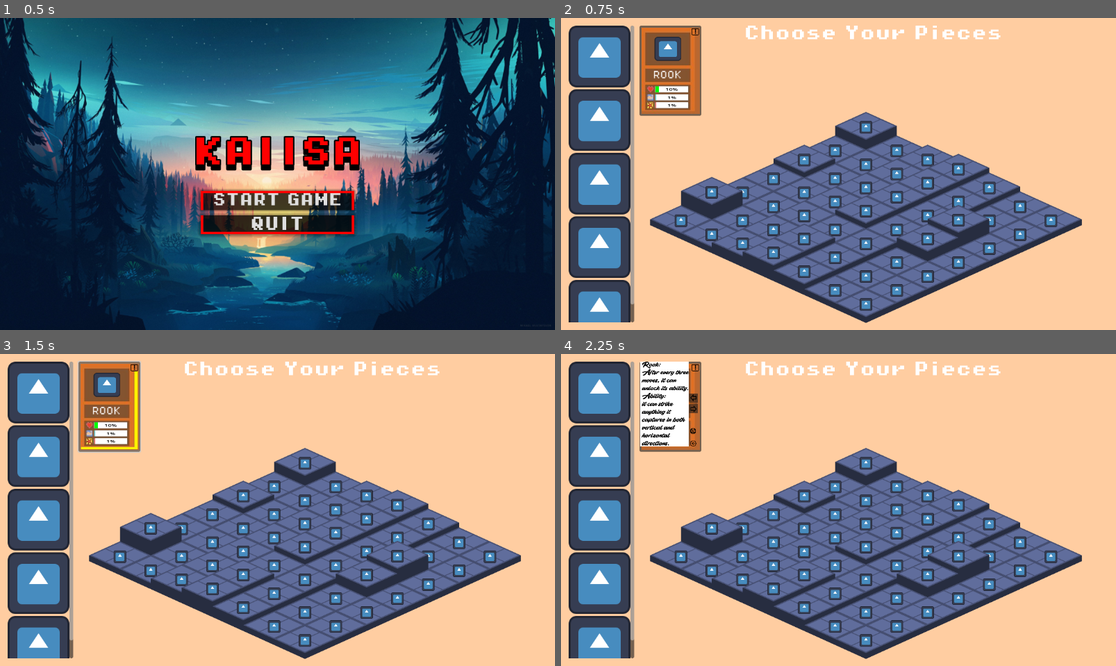
Above: before the commit, frames 1-4 (two rows, left to right).
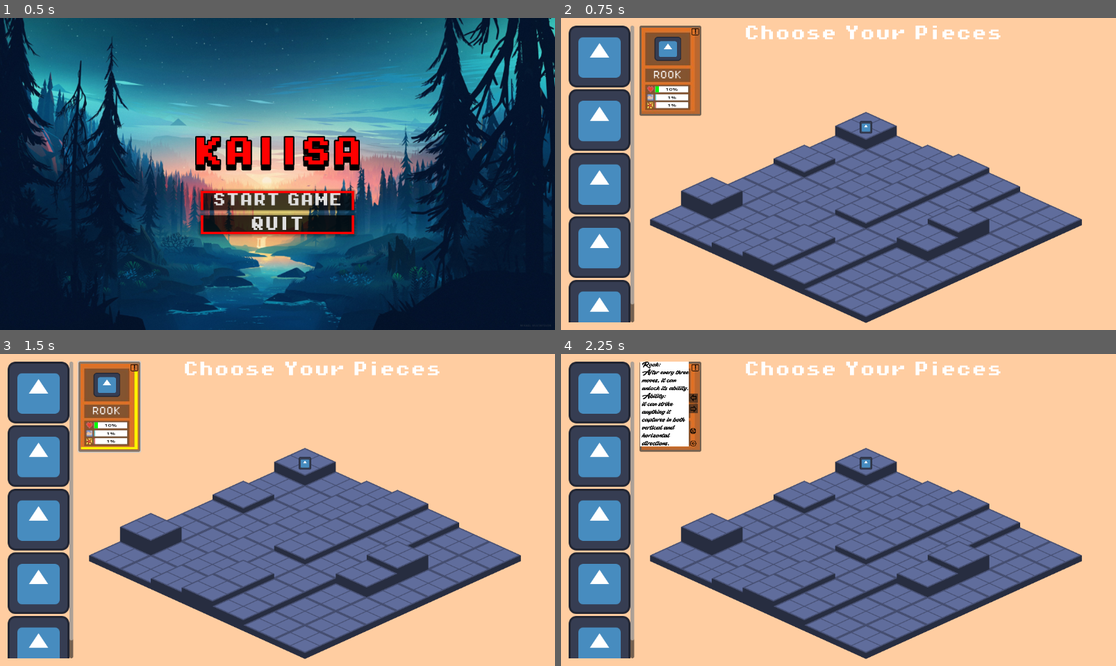
Above: after the commit, the same moments.

Repository: Caiisa-Games/caiisa
Game: Godot game, scene res://scenes/main_menu.tscn
Two runs of this game, one before a commit and one after it. Both use one fixed random seed, a clock stepped at 60 frames per second and the inputs below. The engine's default icon, where the game draws it, is replaced by a stand-in: a white triangle on a blue panel in a dark square.
Inputs (mouse positions are in pixels of both pictures, inside the frame that each line leads up to):
- Up to frame 1 (0.5 s): no input
- Up to frame 2 (0.75 s): click "START GAME" at 0.5 s
- Up to frame 3 (1.5 s): click (111, 407) at 1.25 s
- Up to frame 4 (2.25 s): click (694, 366) at 2 s

Frame 1 is identical in both runs. In frame 2, 4.3% of the frame differs, in the area x 20-90%, y 40-94%; in frame 3, 4.3%; in frame 4, 4.3%.

Commit message:
added movement

Diff:
--- /dev/null
+++ b/scenes/board.gd
@@ -0,0 +1,77 @@
+extends Node2D
+
+@export var tile_scene: PackedScene
+@export var board_data: BoardData
+@export var piece_data: PieceData # TEMP
+
+var location = Vector2i(0,0)
+
+var tiles: Dictionary = {}
+var occupants: Dictionary = {}  # occupant_node -> Vector2i(grid_pos)
+
+func generate() -> void:
+	var container = $TileContainer
+
+	for y in range(7):
+		for x in range(7):
+			var tile = tile_scene.instantiate()
+			tile.name = "Tile_%d_%d" % [x, y]
+			tile.position = _get_iso_pos(x, y)
+
+			var cell_index = y * 7 + x
+			var cell = board_data.cell_heights[cell_index]
+			tile.init()
+			tile.set_height(cell)
+
+			container.add_child(tile)
+			tiles[Vector2i(x, y)] = tile
+
+			if x + y == 0:
+				tile.set_occupant(piece_data, 1)
+
+func _get_iso_pos(x: int, y: int) -> Vector2:
+	return Vector2(
+		(x - y) * 64,
+		(x + y) * 29
+	)
+
+func move_occupant(from_tile: Node2D, to_grid_pos: Vector2i, animated: bool = false) -> void:
+	var occupant = from_tile.occupant
+
+	if not occupant:
+		push_error("No occupant to move!")
+		return
+
+	if not tiles.has(to_grid_pos):
+		push_error("Invalid target position!")
+		return
+
+	var target_tile = tiles[to_grid_pos]
+
+	from_tile.clear_occupant()
+
+	target_tile.set_occupant(occupant, 1)
+
+	#if animated:
+		#_animate_occupant(occupant, target_tile)
+
+func _animate_occupant(occupant: Node2D, target_tile: Node2D) -> void:
+	var target_pos = target_tile.position
+
+	var height = board_data.cell_heights[target_tile.grid_pos.y * 7 + target_tile.grid_pos.x]
+	target_pos.y -= height * 10
+
+	var tween = create_tween()
+	tween.set_trans(Tween.TRANS_CUBIC)
+	tween.set_ease(Tween.EASE_OUT)
+	tween.tween_property(occupant, "position", target_pos, 0.3)
+
+func _unhandled_input(event: InputEvent) -> void:
+	if event is InputEventKey and event.is_pressed():
+		if event.keycode == KEY_1:
+			var my_occupant = tiles[location]
+			location = Vector2i(randi() % 6, randi()%6)
+			move_occupant(my_occupant, location)
+
+func _ready() -> void:
+	generate()
--- a/scenes/board.tscn
+++ b/scenes/board.tscn
@@ -1,12 +1,14 @@
-[gd_scene load_steps=4 format=3 uid="uid://b6yyr6n4ljotv"]
+[gd_scene load_steps=5 format=3 uid="uid://b6yyr6n4ljotv"]
 
-[ext_resource type="Script" uid="uid://okylwii1cp6s" path="res://scenes/board_generator.gd" id="1_bw3vb"]
+[ext_resource type="Script" uid="uid://okylwii1cp6s" path="res://scenes/board.gd" id="1_bw3vb"]
 [ext_resource type="PackedScene" uid="uid://5aapoewew0nq" path="res://scenes/tile.tscn" id="2_tx6nw"]
 [ext_resource type="Resource" uid="uid://bmheprnba1onh" path="res://data/boards/board_01.tres" id="3_nglv8"]
+[ext_resource type="Resource" uid="uid://bk06pb3x532an" path="res://data/pieces/piece1.tres" id="4_fv4ni"]
 
 [node name="Board" type="Node2D"]
 script = ExtResource("1_bw3vb")
 tile_scene = ExtResource("2_tx6nw")
 board_data = ExtResource("3_nglv8")
+piece_data = ExtResource("4_fv4ni")
 
 [node name="TileContainer" type="Node2D" parent="."]
--- a/scenes/board_generator.gd
+++ /dev/null
@@ -1,29 +0,0 @@
-extends Node2D
-
-@export var tile_scene: PackedScene
-@export var board_data: BoardData
-
-func generate() -> void:
-	var container = $TileContainer
-
-	for y in range(7):
-		for x in range(7):
-			var tile = tile_scene.instantiate()
-			tile.name = "Tile_%d_%d" % [x, y]
-			tile.position = _get_iso_pos(x, y)
-
-			var cell_index = y * 7 + x
-			var cell = board_data.cell_heights[cell_index]
-			tile.init()
-			tile.set_height(cell)
-
-			container.add_child(tile)
-
-func _get_iso_pos(x: int, y: int) -> Vector2:
-	return Vector2(
-		(x - y) * 64,
-		(x + y) * 29
-	)
-
-func _ready() -> void:
-	generate()
--- a/scenes/tile.gd
+++ b/scenes/tile.gd
@@ -43,21 +43,18 @@
 
 func set_occupant(piece: PieceData, player: int) -> void:
 	occupant = piece
+	occupant_node.texture = piece.texture
 	occupant_player = player
 	#_update_occupant_visuals()
-#
-#
-#func clear_occupant() -> void:
-	#"""Remove the piece from this tile."""
-	#occupant = null
-	#occupant_player = 0
-	#
-	#for child in occupant_node.get_children():
-		#child.queue_free()
 
+func clear_occupant() -> void:
+	occupant = null
+	occupant_player = 0
+
+	for child in occupant_node.get_children():
+		child.queue_free()
 
 func set_interactive(enabled: bool) -> void:
-	"""Enable/disable click interaction."""
 	is_interactive = enabled
 
 func _update_visuals() -> void:
--- a/scenes/tile.tscn
+++ b/scenes/tile.tscn
@@ -1,9 +1,8 @@
-[gd_scene load_steps=5 format=3 uid="uid://5aapoewew0nq"]
+[gd_scene load_steps=4 format=3 uid="uid://5aapoewew0nq"]
 
 [ext_resource type="Script" uid="uid://3onjfc1bkjh4" path="res://scenes/tile.gd" id="1_ywnoi"]
 [ext_resource type="Texture2D" uid="uid://dkj2jp6eh0cns" path="res://assets/isometric.png" id="2_ywnoi"]
 [ext_resource type="Texture2D" uid="uid://btkjv5pg2urpj" path="res://assets/base.png" id="3_jy7pm"]
-[ext_resource type="Texture2D" uid="uid://dt3u26svsupk8" path="res://icon.svg" id="4_q7utx"]
 
 [node name="Tile" type="Node2D"]
 script = ExtResource("1_ywnoi")
@@ -25,7 +24,6 @@
 [node name="Sprite2D" type="Sprite2D" parent="Occupant"]
 position = Vector2(0, -7)
 scale = Vector2(0.20312499, 0.20312499)
-texture = ExtResource("4_q7utx")
 
 [node name="HeightLabel" type="Label" parent="."]
 visible = false
Renamed: scenes/board_generator.gd.uid -> scenes/board.gd.uid
